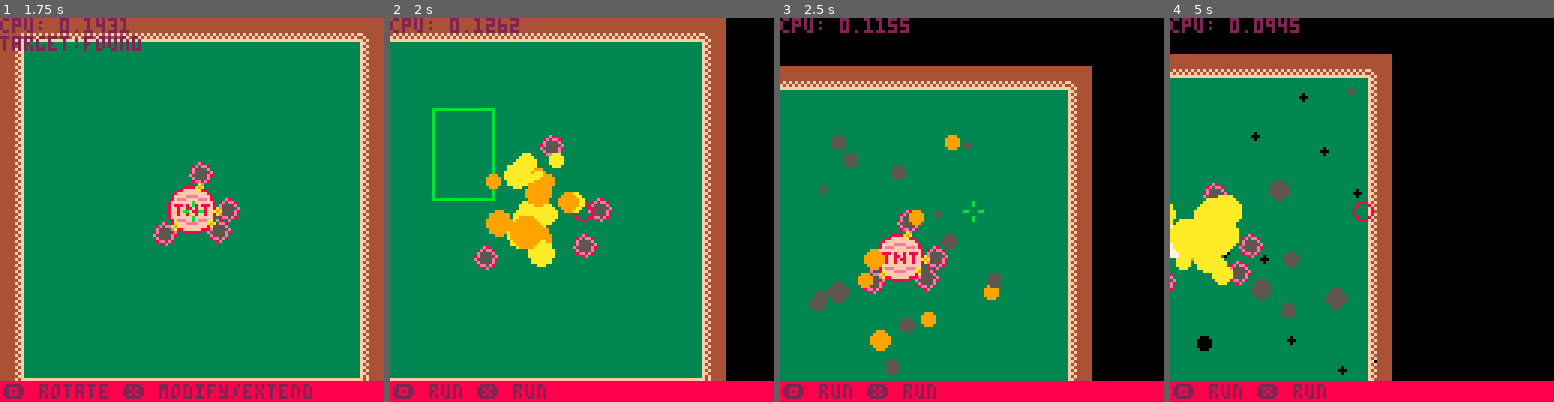
Above: before the commit, frames 1-4 (left to right).
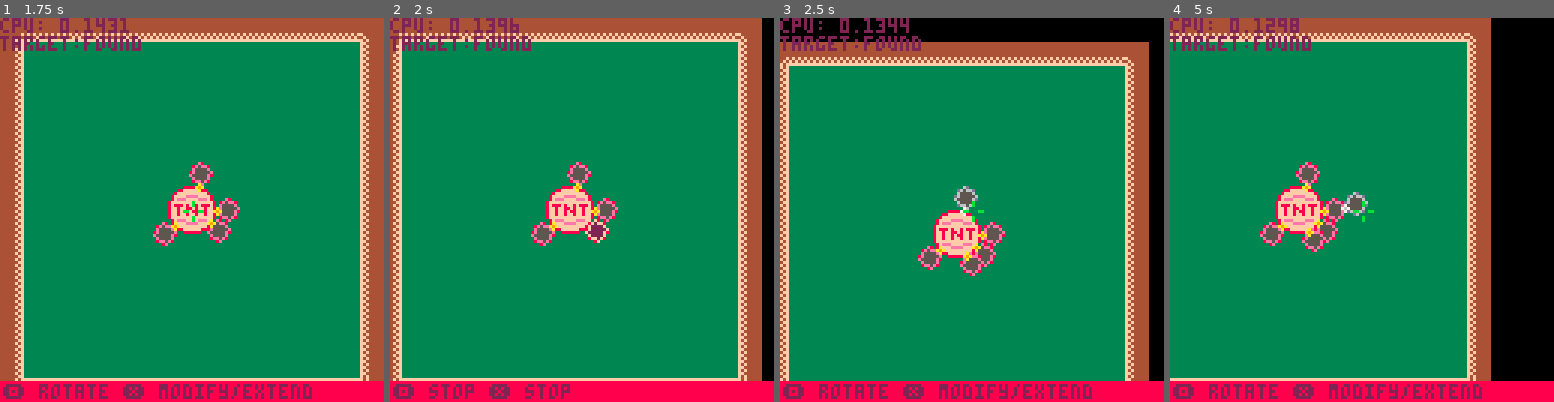
Above: after the commit, the same moments.

Repository: chromex/gamejaming
Game: PICO-8 cartridge wsu25/untitled.p8
Same seed, same stepped clock (60 frames per second), same inputs: the game is played once before the commit and once after it.
Inputs:
- Up to frame 1 (1.75 s): tap X (X key) at 0.33, 1.07 s; tap O (Z key) at 0.7, 1.7 s; hold Right from 1.6 s (still down)
- Up to frame 2 (2 s): keep holding Right; tap X (X key) at 1.85 s
- Up to frame 3 (2.5 s): release Right at 2.1 s; tap O (Z key) at 2.1 s; hold Up 2.15-2.42 s; hold Right from 2.47 s (still down)
- Up to frame 4 (5 s): tap O (Z key) every 0.4 s from 2.5 to 4.9 s; tap X (X key) at 2.97, 4.08 s; release Right at 3.03 s; hold Left 3.08-3.58 s; hold Down 3.63-3.97 s; hold Right 4.02-4.68 s; hold Up from 4.73 s (still down)

Frame 1 is identical in both runs. In frame 2, 25% of the frame differs, in the area x 0-97%, y 0-100%; in frame 3, 38%; in frame 4, 47%, in the area x 0-84%, y 0-100%.

Commit message:
collisions

Diff:
--- a/wsu25/untitled.p8
+++ b/wsu25/untitled.p8
@@ -151,10 +151,10 @@
 
 function game_update()
 	if selected==nil then
-		if (btn(⬅️)) pl.x -= 2
-		if (btn(➡️)) pl.x += 2
-		if (btn(⬆️)) pl.y -= 2
-		if (btn(⬇️)) pl.y += 2
+		if (btn(⬅️)) pl.x -= 1
+		if (btn(➡️)) pl.x += 1
+		if (btn(⬆️)) pl.y -= 1
+		if (btn(⬇️)) pl.y += 1
 		pl.x=clamp(pl.x,mdata.minx,mdata.maxx)
 		pl.y=clamp(pl.y,mdata.miny,mdata.maxy)
 	end
@@ -285,16 +285,8 @@
 end
 
 function debug_phys()
-	crcl={x=pl.x,y=pl.y,rad=3}
-	circ(crcl.x,crcl.y,crcl.rad,8)
-
 	for c in all(colliders) do
 		c:draw()
-		local col=c:check(crcl)
-		if col!= nil then
-			circ(col.hitx,col.hity,1,15)
-			dbg(""..col.dir.x.." "..col.dir.y)
-		end
 	end
 end
 
@@ -340,8 +332,15 @@
 			local sp=types[self.id].sp
 			spr(sp,dx-self.rad,dy-self.rad)
 		end,
-		add_collisions=function (self)
-			-- todo
+		add_collisions=function (self,collisions)
+			local crcl={x=self.phys.x,y=self.phys.y,rad=self.rad}
+			for c in all(colliders) do
+				local r=c:check(crcl)
+				if r!=nil then
+					r.actor=self
+					add(collisions,r)
+				end
+			end
 		end
 	}
 end
@@ -366,16 +365,23 @@
 	end
 
 	colliders={}
-	register_aabb(30,30,20,30)
+	register_aabb(0,0,128,8)
+	register_aabb(0,120,128,8)
+	register_aabb(0,8,8,112)
+	register_aabb(120,8,8,112)
 end
 
 function tick_sim()
+	dbg("actors: "..#sim_actors)
 	collisions={}
 	for ent in all(sim_actors) do
 		ent.phys:advance()
 		ent:add_collisions(collisions)
 	end
 
+	for c in all(collisions) do
+		del(sim_actors,c.actor)
+	end
 end
 
 function draw_sim()
@@ -494,8 +500,8 @@
 
 	if dst < crcl.rad then
 		return {
-			diffx=dx,
-			diffy=dy,
+			diffx=-dx,
+			diffy=-dy,
 			hitx=closex,
 			hity=closey,
 			dir=vec_dir({x=-dx,y=-dy})
